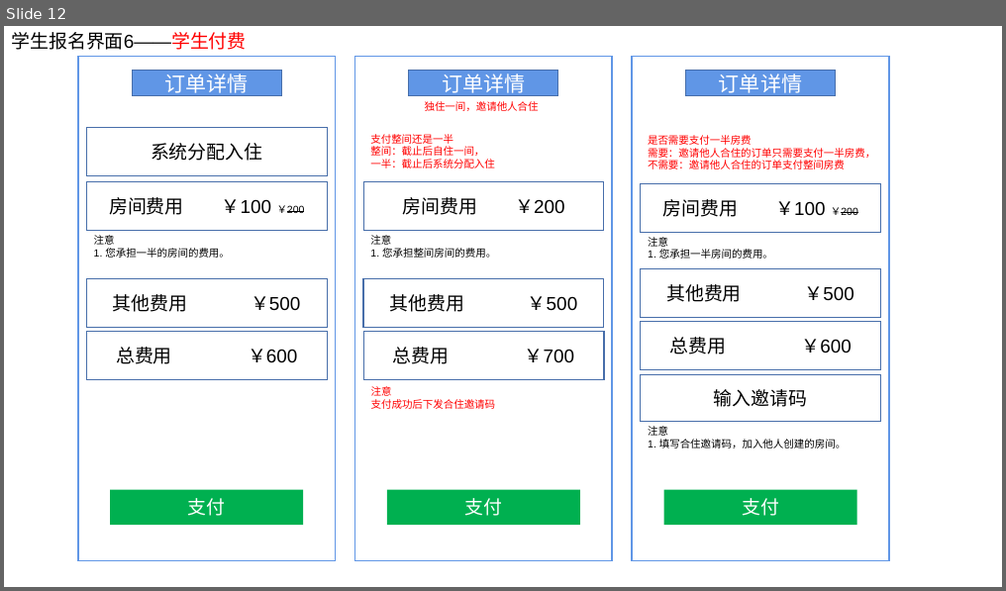
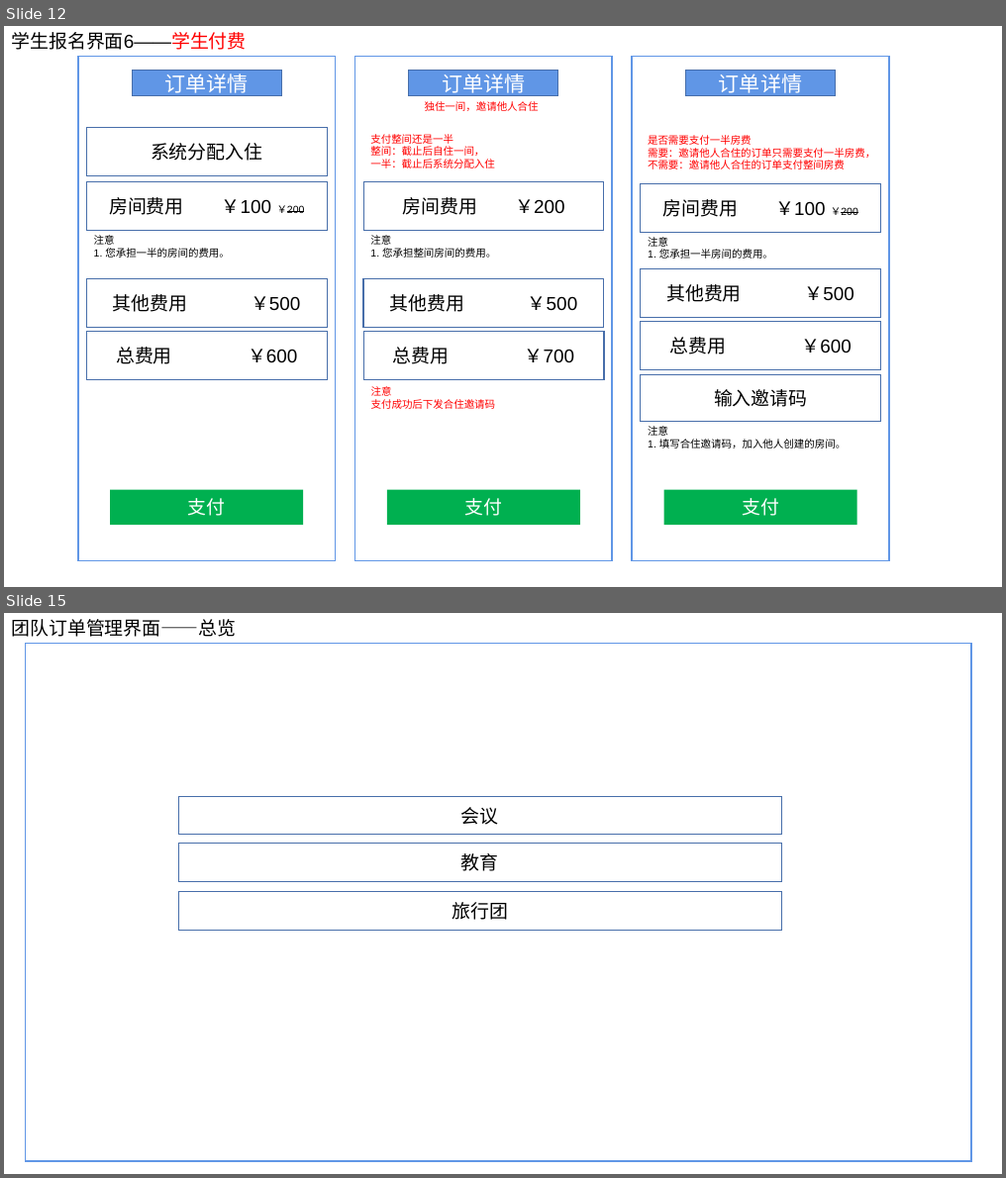
Before and after one commit to ISheenSomeOne/eTeam, a slide deck: eTeam需求界面1.pptx. Shown one above the other, each under a label of ours: slide 12 before the commit, slides 12 and 15 after it; the slides between them are not shown. The pictures are 1006x591 and 1006x1178 pixels, drawn with LibreOffice and Linux fonts; fonts in the diff are those of the drawing. Boxes give left, top, right and bottom in pixels: in the first picture for what was removed or moved away, otherwise in the second. Text is boxed around its words. In the diff, an @@ line names an element or a change of style, - is before the commit and + after.

```diff
--- a/eTeam需求界面1.pptx
+++ b/eTeam需求界面1.pptx
@@ slide 15 added at [4,613,1002,1174], background #FFFFFF @@
@@ text added at [11,619,236,637], 18 pt, text #000000 @@
+团队订单管理界面——总览
@@ rectangle added at [25,643,971,1161], outline #6096E6 1.5 pt @@
@@ rectangle added at [179,796,782,835], outline #476FAA 1 pt, 18 pt, text #000000 @@
+会议
@@ rectangle added at [179,844,782,881], outline #476FAA 1 pt, 18 pt, text #000000 @@
+教育
@@ rectangle added at [179,891,782,930], outline #476FAA 1 pt, 18 pt, text #000000 @@
+旅行团
```
Also in this commit, not shown: 9 slides changed, 10 other slides added, 3 other files.
